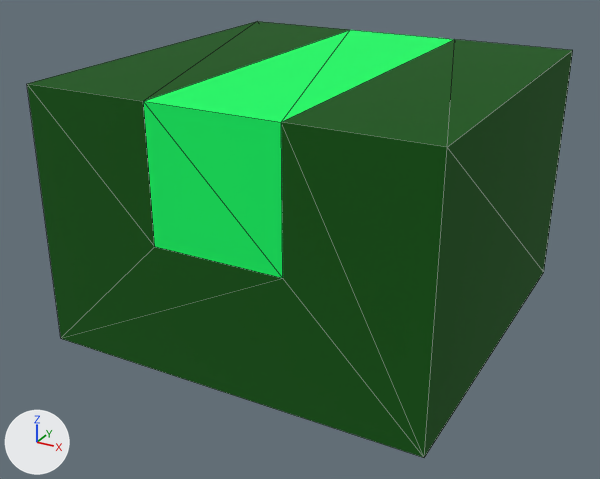
The OBJ model Assets/Graphics/Plata/1.obj as it was, and as the next commit left it.
Rendered twice from a camera (50 mm lens) standing at (0.434, -0.403, 0.431) and looking at (0.142, 0.128, 0.165). Every picture has the same lights, and +X, +Y and +Z are marked at lower left. Mesh edges are drawn as thin lines. Where no turn or scale is listed for an object, it has been applied to the vertices. Vertices at the same position are counted once.

Objects in the first picture: 'Untitled'.
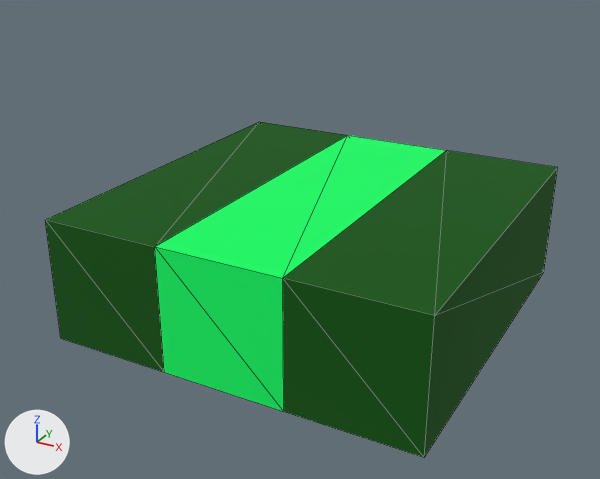
Changed parts and their boxes [x1, y1, x2, y2] in the pictures (600 x 479 px):
'Untitled', reshaped (6% narrower, 23% shorter)
    before: [27, 21, 573, 458]
    after: [45, 122, 558, 458]

Patch to the scene script:
```diff
--- a/Assets/Graphics/Plata/1.obj.py
+++ b/Assets/Graphics/Plata/1.obj.py
@@ me_untitled @@
 # used by ob_untitled; location = (0.0, 0.0, 0.0)
-me_untitled.from_pydata(...)  # 16 vertices, 28 faces; spans x 0.0..0.3, y 0.0..0.3, z 0.1..0.3
+me_untitled.from_pydata(...)  # 16 vertices, 28 faces; spans x 0.0..0.3, y 0.0..0.3, z 0.1..0.2
+# me_untitled part 1
+# 8 vertices are removed from x 0.0..0.3, y 0.0..0.3, z 0.3
+# 28 faces are deleted
+# 8 vertices are added at x 0.0..0.3, y 0.0..0.3, z 0.1..0.2
+# 28 new faces join them
 me_untitled.materials.append(mat_palette)
```
